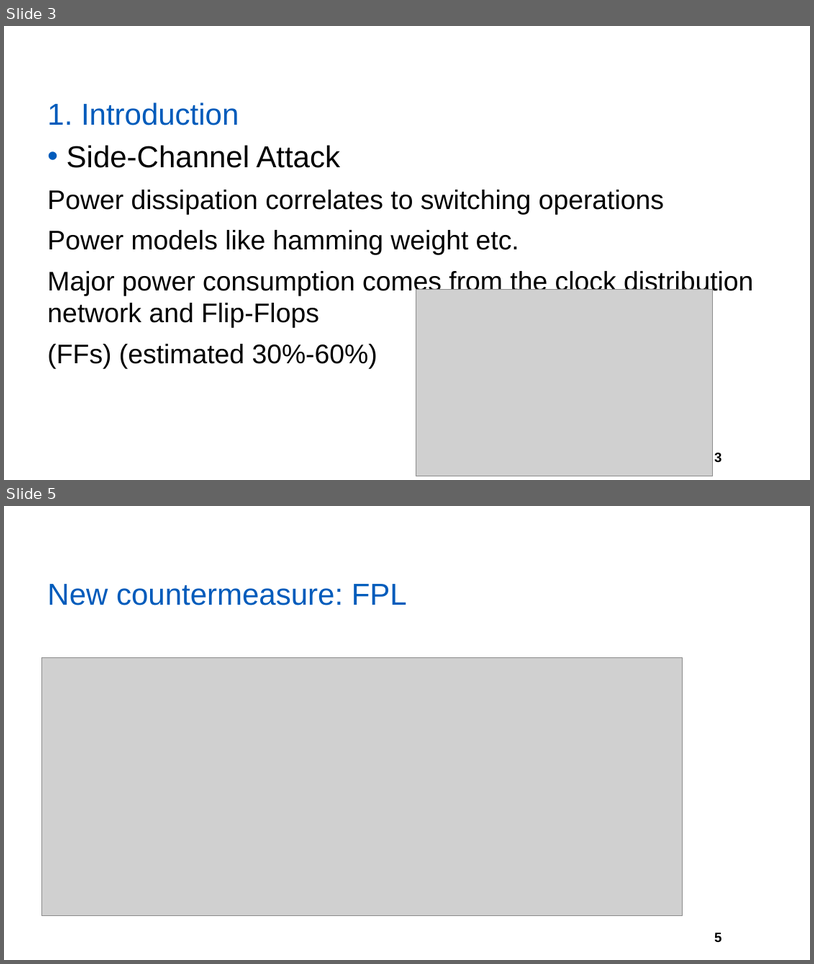
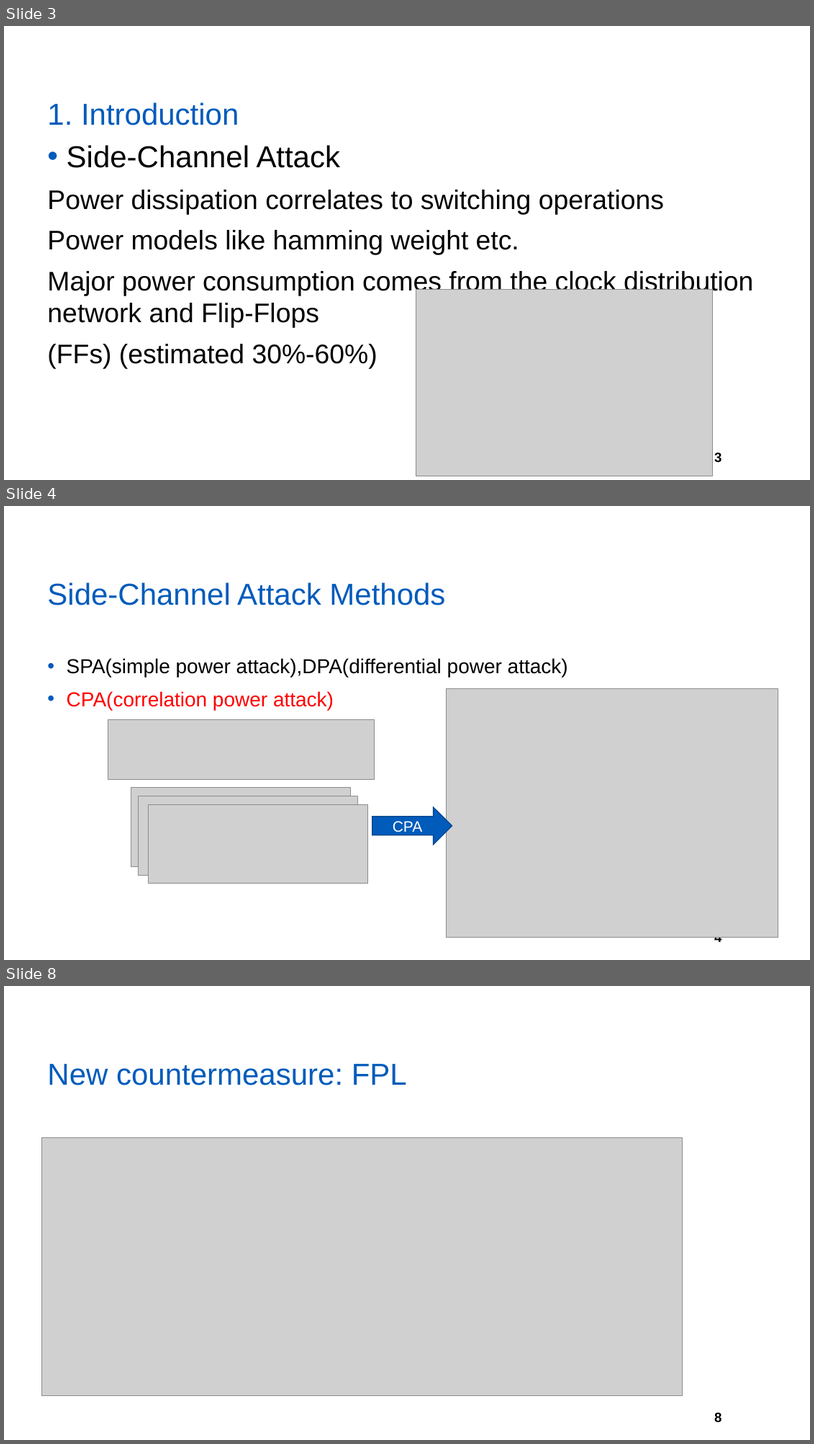
Before and after one commit to yberlin/hello-world, a slide deck: asianhost pre/FPL.pptx. Shown one above the other, each under a label of ours: slides 3 and 5 before the commit, slides 3, 4 and 8 after it; the slides between them are not shown. The pictures are 814x964 and 814x1444 pixels, drawn with LibreOffice and Linux fonts; fonts in the diff are those of the drawing; grey boxes stand for pictures; background and template pictures are left out. Boxes give left, top, right and bottom in pixels: in the first picture for what was removed or moved away, otherwise in the second. Text is boxed around its words. In the diff, an @@ line names an element or a change of style, - is before the commit and + after.

```diff
--- a/asianhost pre/FPL.pptx
+++ b/asianhost pre/FPL.pptx
@@ slide 4 added at (4, 506, 810, 960), background #FFFFFF; not listed: 1 template element that a slide beside it also shows @@
@@ title added at (47, 582, 445, 605), 36 pt, text #005BBB @@
+Side-Channel Attack Methods
@@ text added at (67, 658, 568, 710), 24 pt, text #000000 @@
+• SPA(simple power attack),DPA(differential power attack)
+• CPA(correlation power attack)
@@ picture added at (447, 688, 778, 937) @@
@@ picture added at (108, 720, 374, 779) @@
@@ picture added at (131, 788, 351, 866) @@
@@ picture added at (139, 795, 358, 875) @@
@@ picture added at (148, 805, 368, 883) @@
@@ right arrow added at (373, 807, 453, 844), fill #005BBB, outline #00438A 1 pt, 18 pt, text #FFFFFF @@
+CPA
@@ what was slide 5 is now slide 8 @@
@@ page number at (715, 1411, 722, 1424): text changed @@
-5
+8
```
Also in this commit, not shown: 5 slides changed, 7 other slides added.
